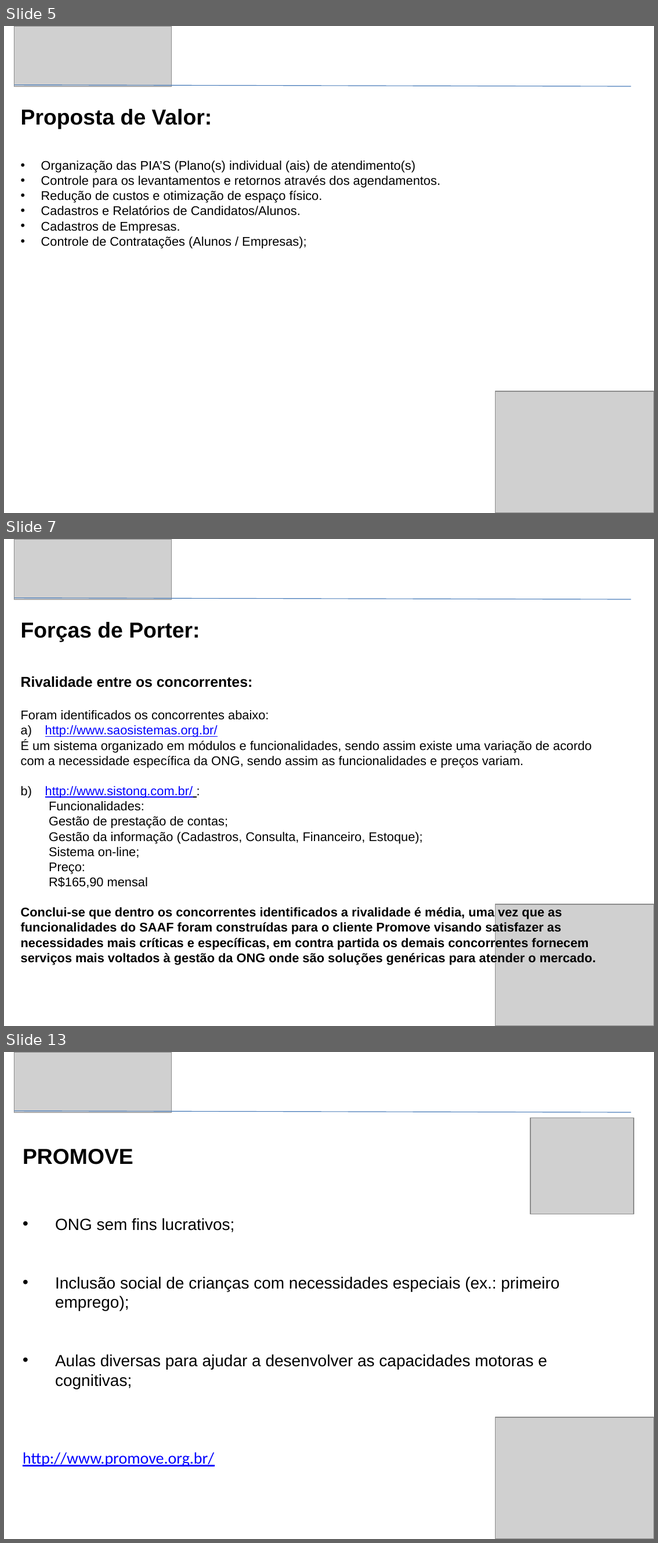
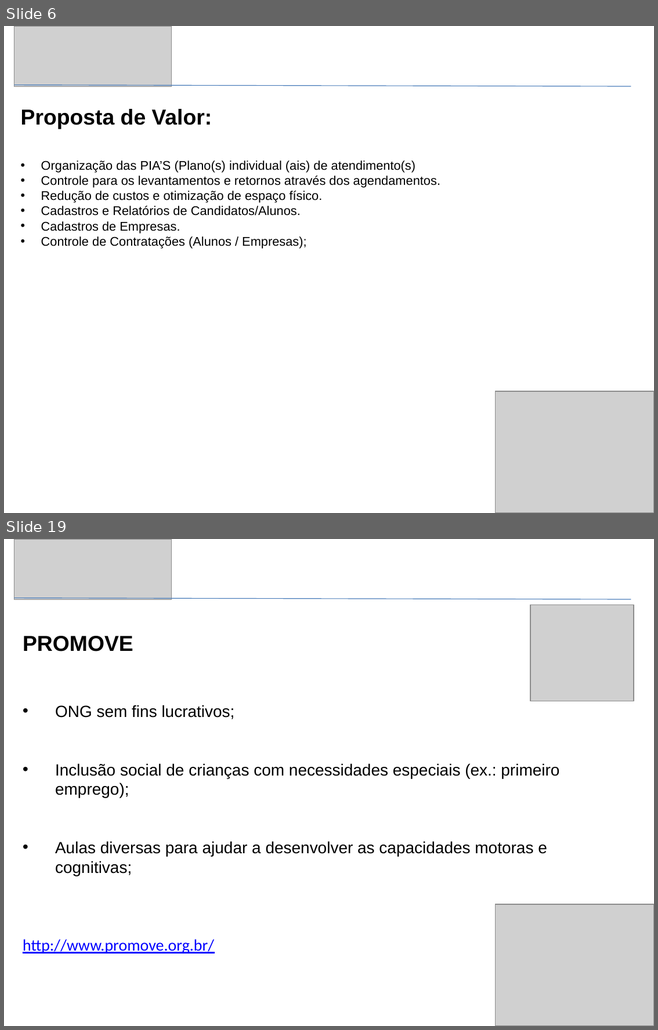
Before and after one commit to Galano/Mable, a slide deck: Artefatos/MABLE - TCC - Faculdade Impacta.pptx. Shown one above the other, each under a label of ours: slides 5, 7 and 13 before the commit, slides 6 and 19 after it; the slides between them are not shown. The pictures are 658x1543 and 658x1030 pixels, drawn with LibreOffice and Linux fonts; fonts in the diff are those of the drawing; grey boxes stand for pictures. Boxes give left, top, right and bottom in pixels: in the first picture for what was removed or moved away, otherwise in the second. Text is boxed around its words. In the diff, an @@ line names an element or a change of style, - is before the commit and + after.

```diff
--- a/Artefatos/MABLE - TCC - Faculdade Impacta.pptx
+++ b/Artefatos/MABLE - TCC - Faculdade Impacta.pptx
@@ slide 7 removed at (4,539,654,1026), background #FFFFFF @@
@@ picture removed at (14,539,172,599) @@
@@ line removed from (14, 598) to (631, 599) @@
@@ text removed at (21,622,596,965) @@
-Forças de Porter:
-Rivalidade entre os concorrentes:
-Foram identificados os concorrentes abaixo:
-a) http://www.saosistemas.org.br/
-É um sistema organizado em módulos e funcionalidades, sendo assim existe uma variação de acordo com a necessidade específica da ONG, sendo assim as funcionalidades e preços variam.
-b) http://www.sistong.com.br/ :
-Funcionalidades:
-Gestão de prestação de contas;
-Gestão da informação (Cadastros, Consulta, Financeiro, Estoque);
-Sistema on-line;
-Preço:
-R$165,90 mensal
-Conclui-se que dentro os concorrentes identificados a rivalidade é média, uma vez que as funcionalidades do SAAF foram construídas para o cliente Promove visando satisfazer as necessidades mais críticas e específicas, em contra partida os demais concorrentes fornecem serviços mais voltados à gestão da ONG onde são soluções genéricas para atender o mercado.
@@ picture removed at (495,905,654,1026) @@
@@ what was slide 5 is now slide 6 @@
@@ what was slide 13 is now slide 19 @@
```
Also in this commit, not shown: 3 slides changed, 10 slides added, 3 other slides removed.
